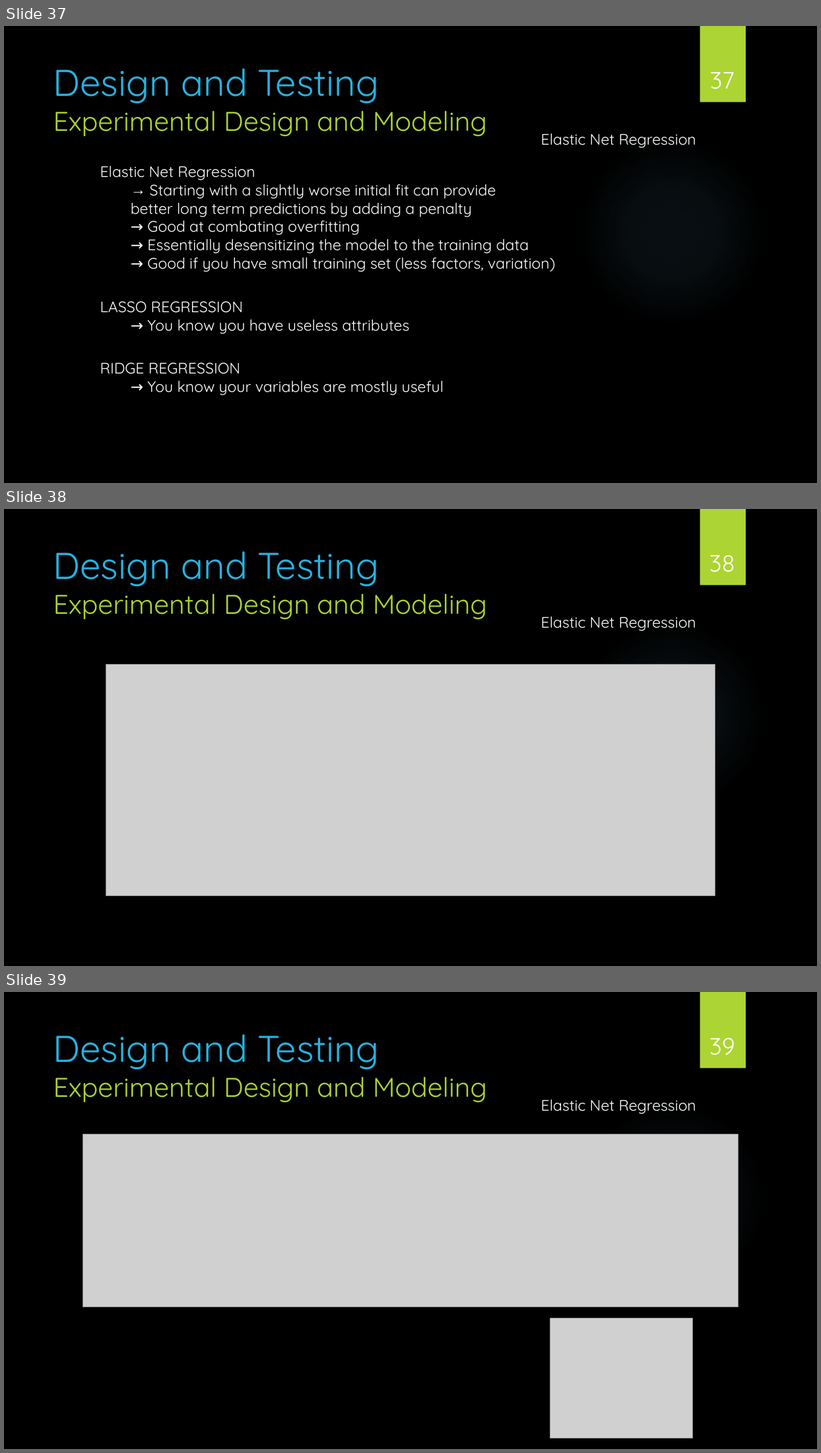
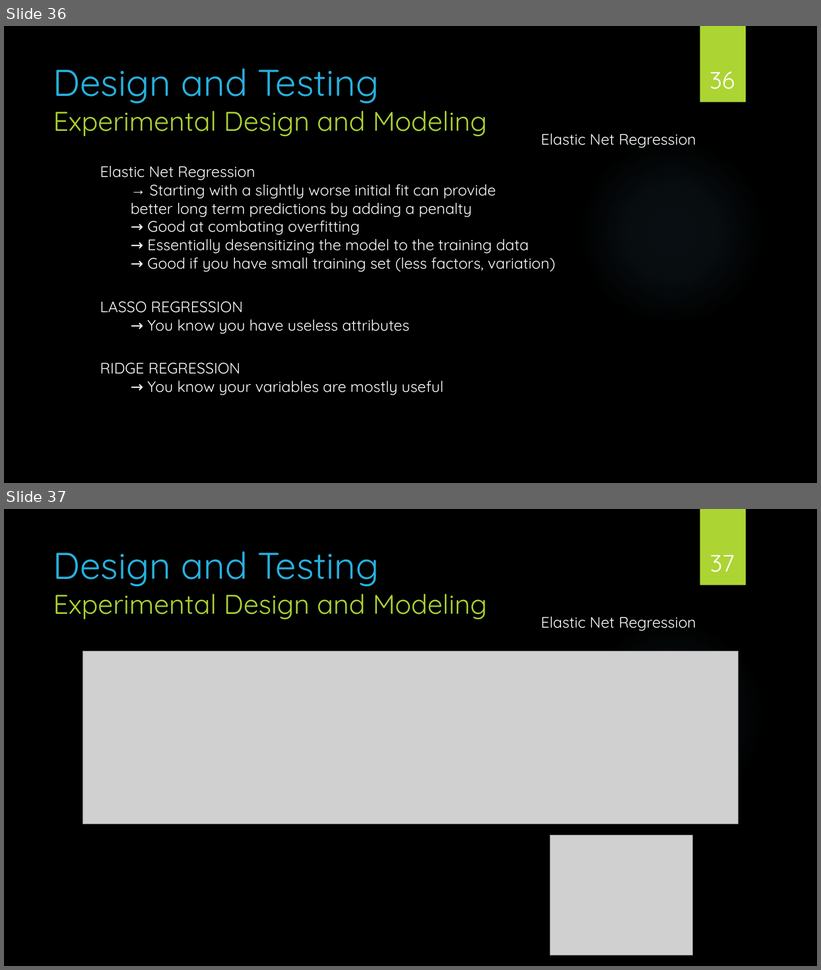
Before and after one commit to AbdullahArshad94/HousingData, a slide deck: endyearproject.pptx. Shown one above the other, each under a label of ours: slides 37, 38 and 39 before the commit, slides 36 and 37 after it. The pictures are 821x1453 and 821x970 pixels, drawn with LibreOffice and Linux fonts; fonts in the diff are those of the drawing; grey boxes stand for pictures; background and template pictures are left out. Boxes give left, top, right and bottom in pixels: in the first picture for what was removed or moved away, otherwise in the second. Text is boxed around its words. In the diff, an @@ line names an element or a change of style, - is before the commit and + after.

```diff
--- a/endyearproject.pptx
+++ b/endyearproject.pptx
@@ slide 38 removed at [4,509,817,966], background picture (left out); not listed: 2 template elements that a slide beside it also shows @@
@@ title removed at [54,551,487,620] @@
-Design and Testing
-Experimental Design and Modeling
@@ page number removed at [710,555,735,572] @@
-38
@@ text removed at [541,617,696,631] @@
-Elastic Net Regression
@@ picture removed at [106,665,715,896] @@
@@ what was slide 37 is now slide 36 @@
@@ page number at [710,72,735,89]: text changed @@
-37
+36
@@ what was slide 39 is now slide 37 @@
@@ page number at [710,555,735,572]: text changed @@
-39
+37
```
Also in this commit, not shown: 1 slide changed, 1 other slide removed.
